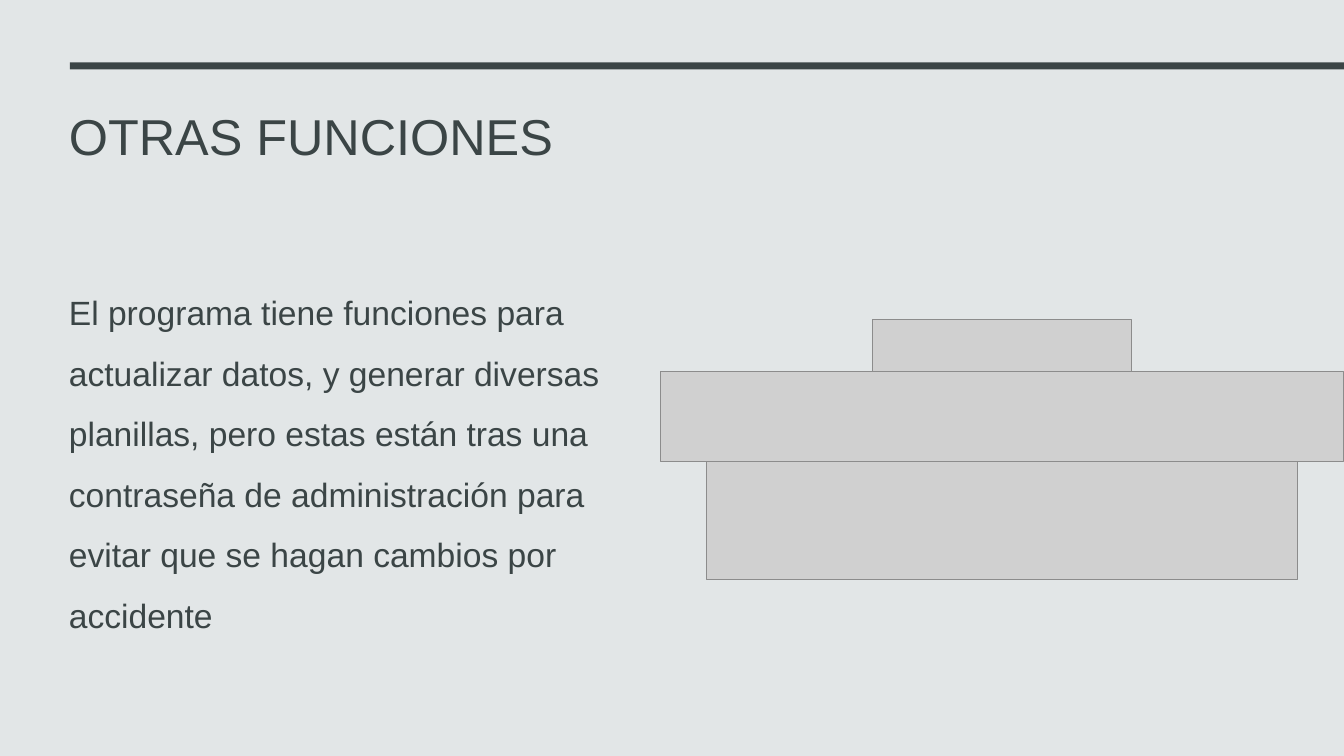
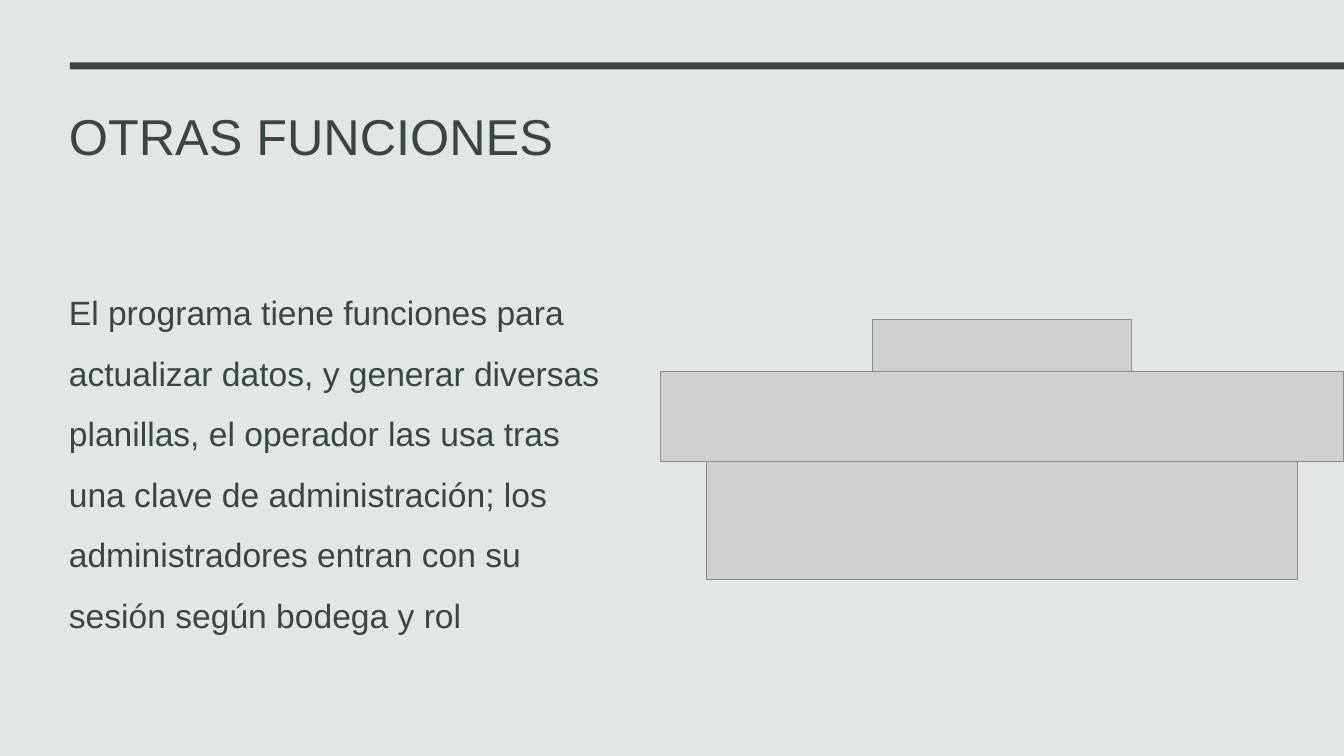
Before and after one commit to AniMuoz/Practica-2, a slide deck: slide 12 of manual de uso/capacitacion/Capacitacion sistema de inventario.pptx. Drawn at 1344x756 pixels with LibreOffice and Linux fonts; fonts in the diff are those of the drawing; grey boxes stand for pictures. Boxes give left, top, right and bottom in pixels: in the first picture for what was removed or moved away, otherwise in the second. Text is boxed around its words. In the diff, an @@ line names an element or a change of style, - is before the commit and + after.

```diff
--- a/manual de uso/capacitacion/Capacitacion sistema de inventario.pptx
+++ b/manual de uso/capacitacion/Capacitacion sistema de inventario.pptx
@@ text at bbox=[69, 300, 599, 635]: text changed @@
-El programa tiene funciones para actualizar datos, y generar diversas planillas, pero estas están tras una contraseña de administración para evitar que se hagan cambios por accidente
+El programa tiene funciones para actualizar datos, y generar diversas planillas, el operador las usa tras una clave de administración; los administradores entran con su sesión según bodega y rol
```
Also in this commit, not shown: 3 other slides changed, 13 other files.
